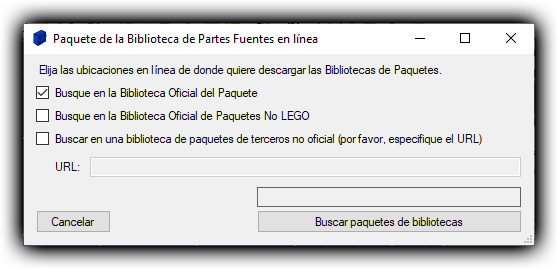
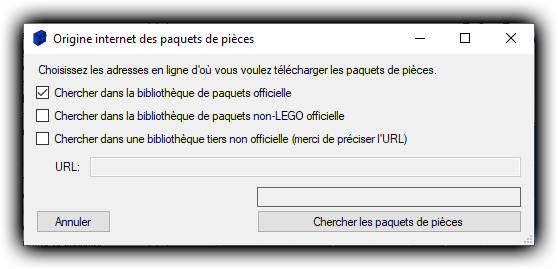
Two versions of the same layered image (558 x 269). Layer-by-layer changes:
hid "ES" over [23, 23, 535, 246]
showed "FR", painted on it over [23, 23, 535, 246]
